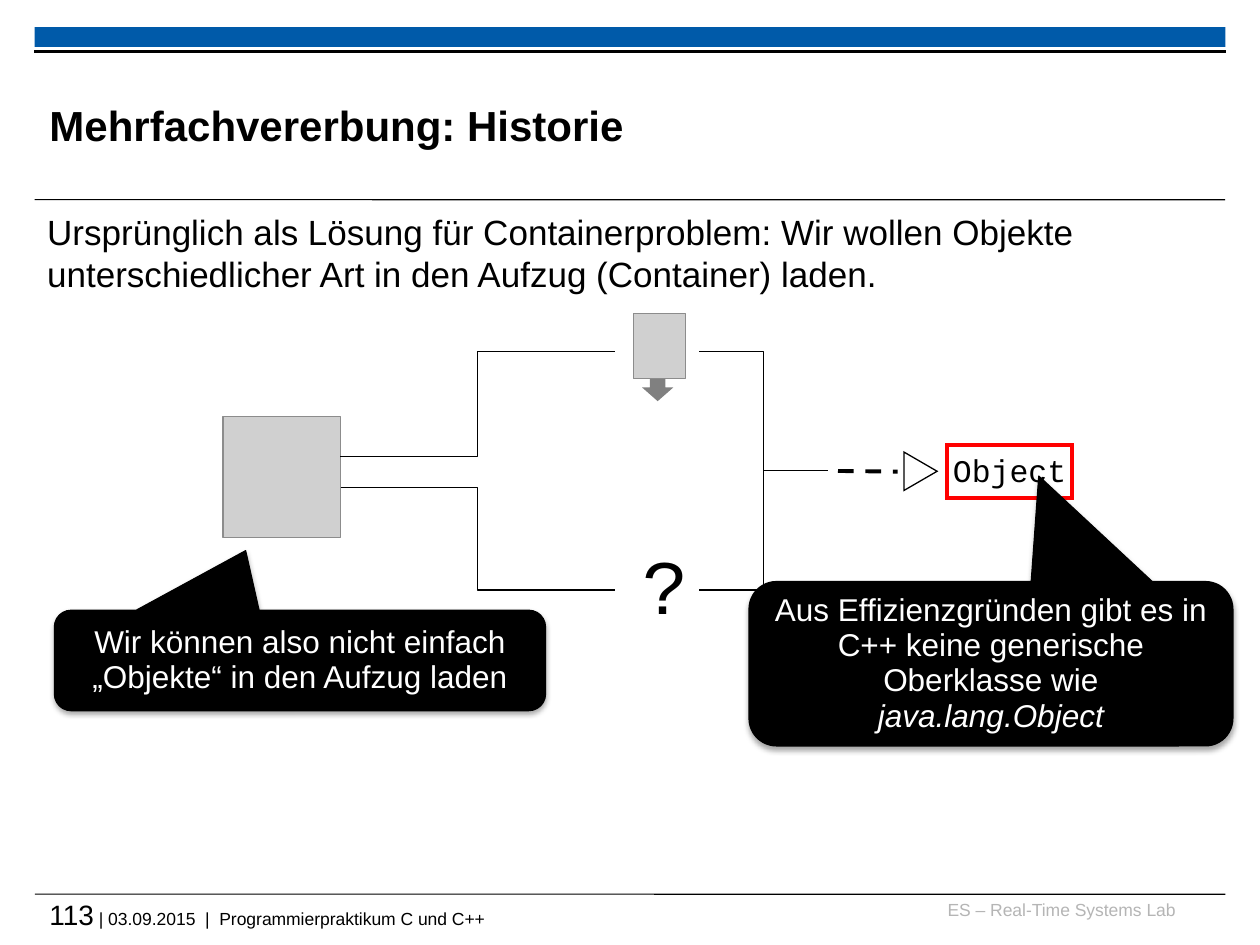
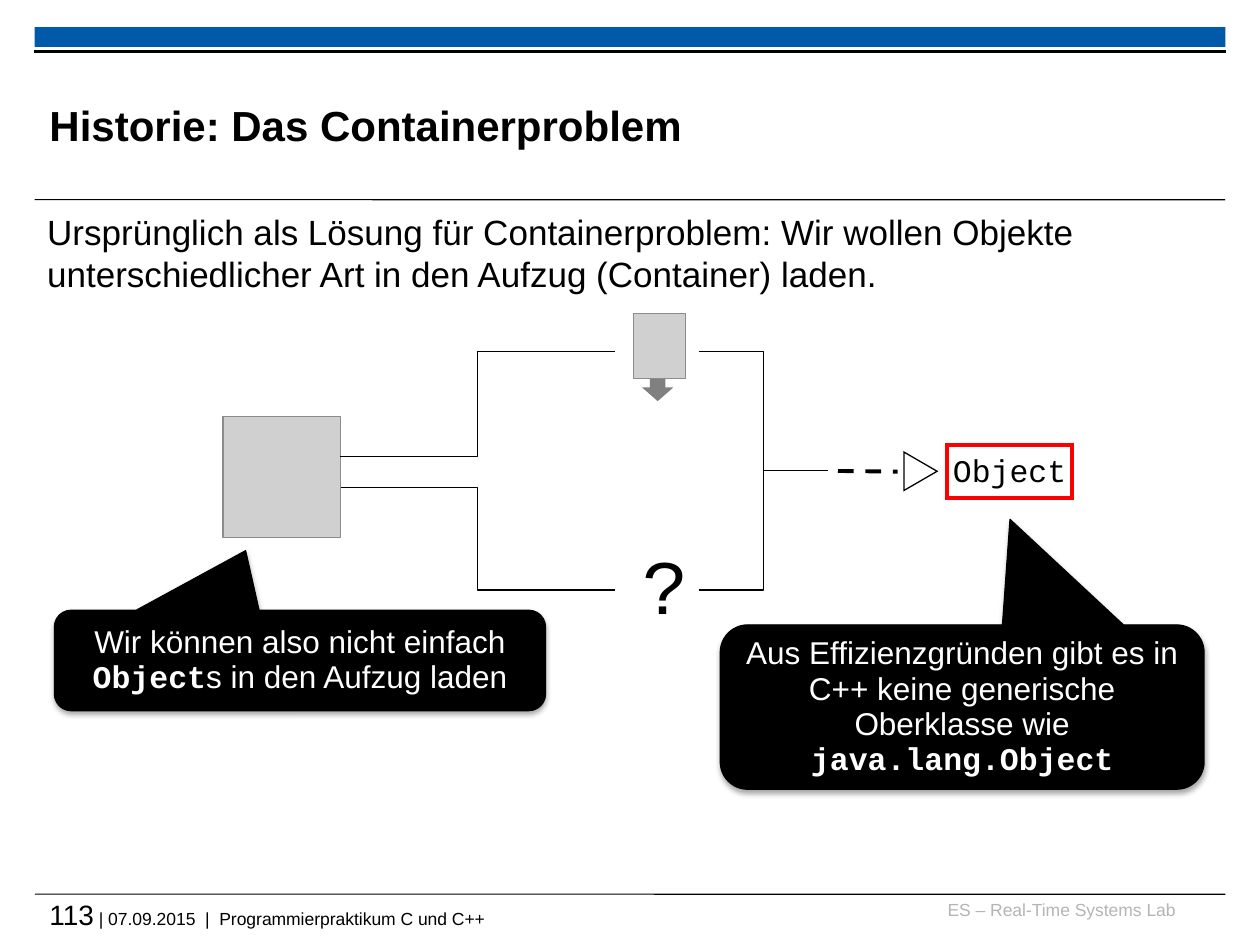
Before and after one commit to h82k/tud-cppp, a slide deck: slide 113 of vorlesung/cppp_lecture.pptx. Drawn at 1260x945 pixels with LibreOffice and Linux fonts; fonts in the diff are those of the drawing; grey boxes stand for pictures; background and template pictures are left out. Boxes give left, top, right and bottom in pixels: in the first picture for what was removed or moved away, otherwise in the second. Text is boxed around its words. In the diff, an @@ line names an element or a change of style, - is before the commit and + after.

```diff
--- a/vorlesung/cppp_lecture.pptx
+++ b/vorlesung/cppp_lecture.pptx
@@ title at bbox=[49, 110, 682, 150]: text changed @@
-Mehrfachvererbung: Historie
+Historie: Das Containerproblem
@@ rounded speech box "Aus Effizienzgründen gibt es in ...": place and size @@
-rounded speech box "Aus Effizienzgründen gibt es in ..." at bbox=[748, 582, 1232, 746]
+rounded speech box "Aus Effizienzgründen gibt es in ..." at bbox=[721, 625, 1205, 789]
@@ rounded speech box "Aus Effizienzgründen gibt es in ..." at bbox=[721, 625, 1205, 789]: font Arial to Courier New, bold on, italic off in "java.lang.Object" @@
@@ text in rounded speech box at bbox=[93, 630, 507, 695]: text changed @@
-Wir können also nicht einfach „Objekte“ in den Aufzug laden
+Wir können also nicht einfach Objects in den Aufzug laden
@@ text at bbox=[49, 905, 485, 929]: text changed @@
-113 | 03.09.2015 | Programmierpraktikum C und C++
+113 | 07.09.2015 | Programmierpraktikum C und C++
```
Also in this commit, not shown: 44 other slides changed, 6 slides added, 3 slides removed, 1 other file.
